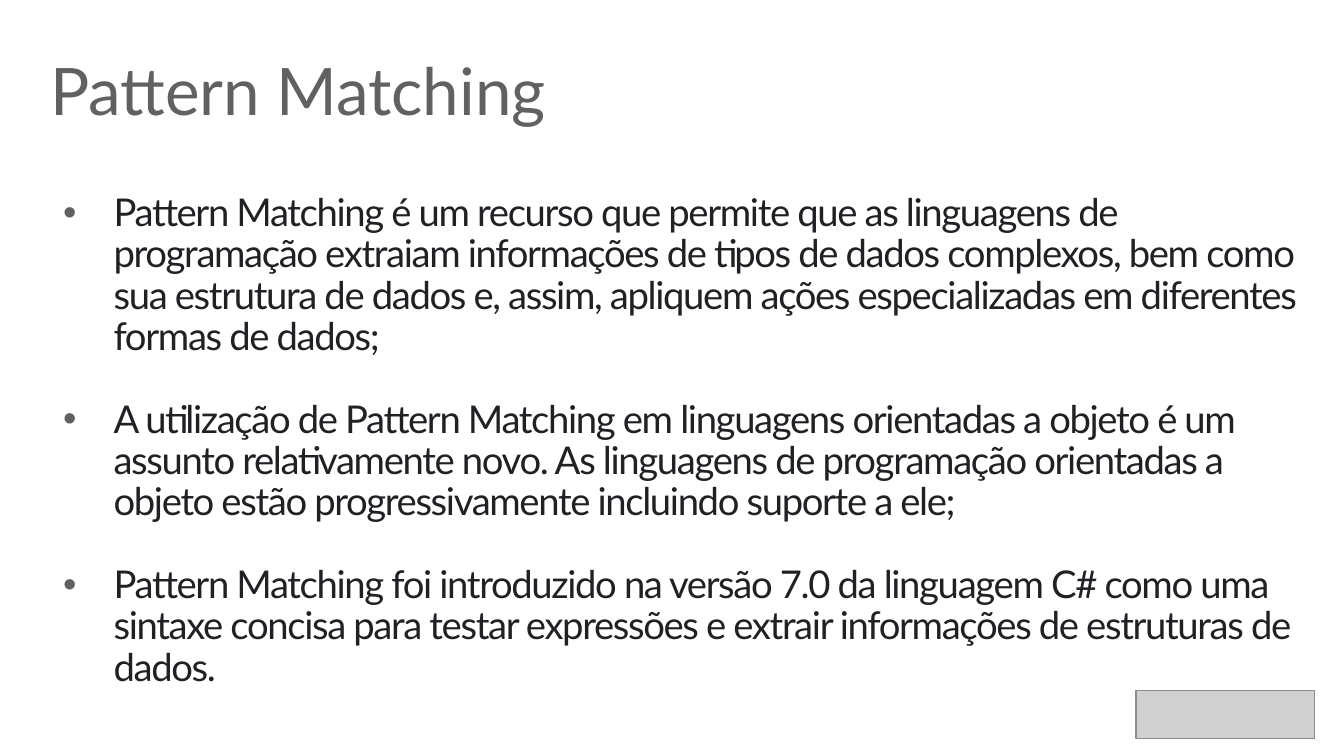
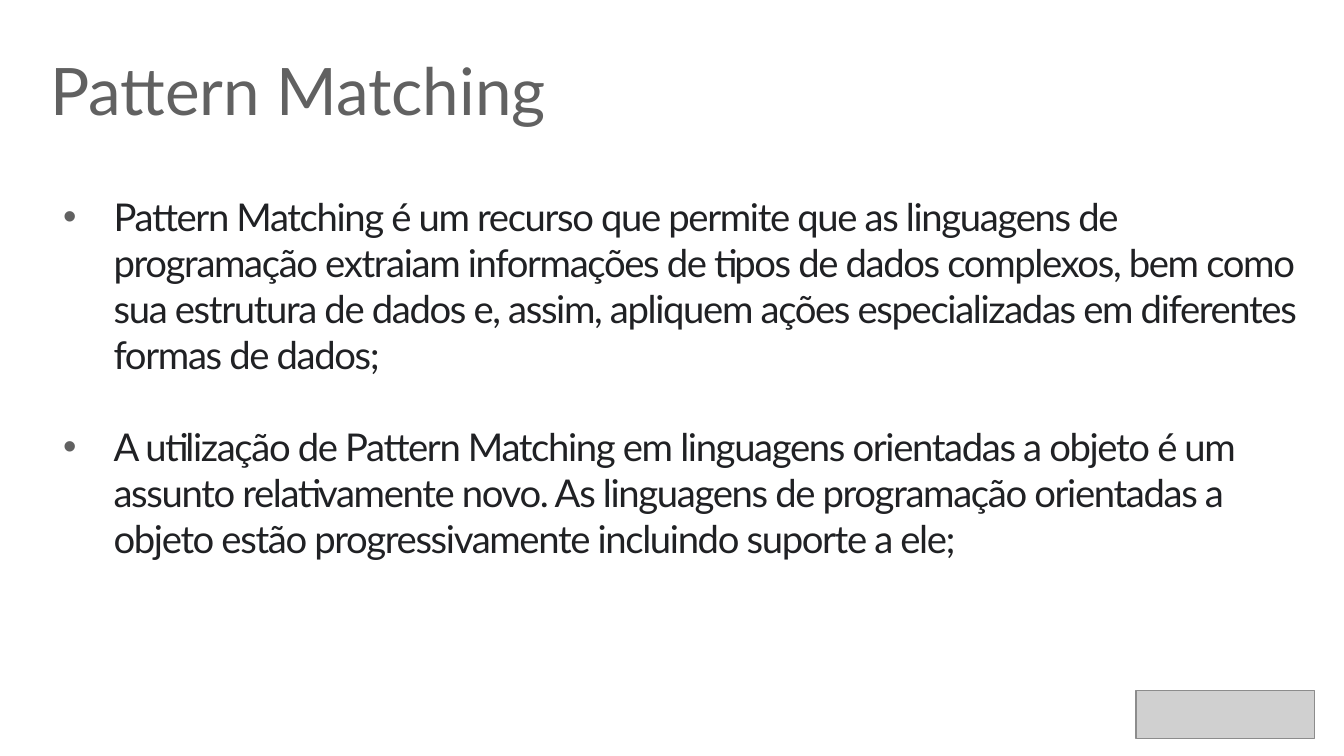
Before and after one commit to rafaelcruz-net/pattern-matching, a slide deck: slide 5 of Apresentacao_Defesa.pptx (slide 10 before the commit). Drawn at 1344x756 pixels with LibreOffice and Linux fonts; fonts in the diff are those of the drawing; grey boxes stand for pictures. Boxes give left, top, right and bottom in pixels: in the first picture for what was removed or moved away, otherwise in the second. Text is boxed around its words. In the diff, an @@ line names an element or a change of style, - is before the commit and + after.

```diff
--- a/Apresentacao_Defesa.pptx
+++ b/Apresentacao_Defesa.pptx
@@ text "Pattern Matching é um recurso ..." at (114, 203, 1297, 560): line spacing 0.9 to 1 @@
@@ text at (114, 570, 1291, 646): paragraph removed @@
-• Pattern Matching foi introduzido na versão 7.0 da linguagem C# como uma sintaxe concisa para testar expressões e extrair informações de estruturas de dados.
```
Also in this commit, not shown: 13 other slides changed, 5 slides added, 9 other files.
